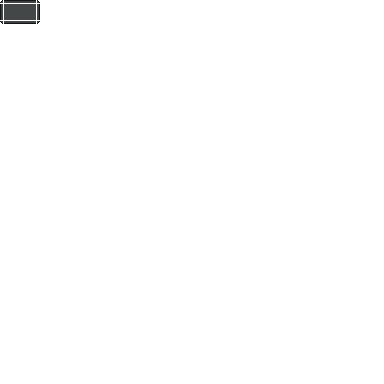
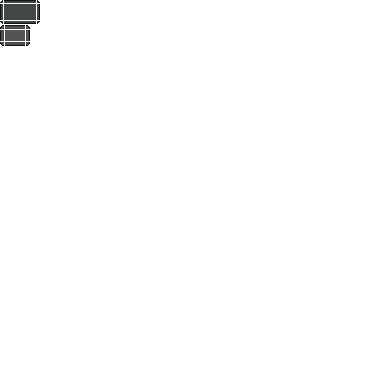
Revision of a layered w=384, h=384 image; what changed, layer by layer:
painted on "Background" over [0, 25, 30, 46]
